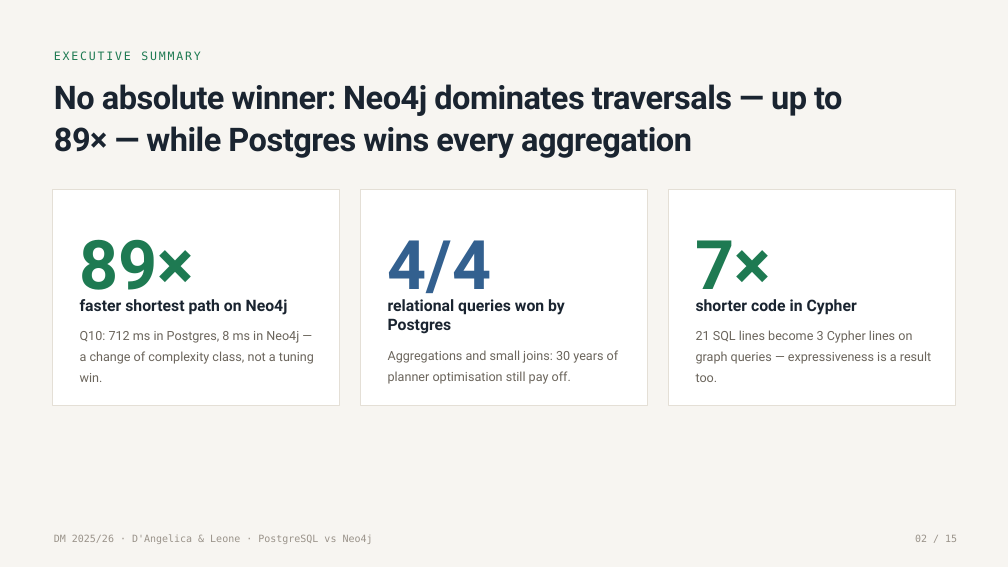
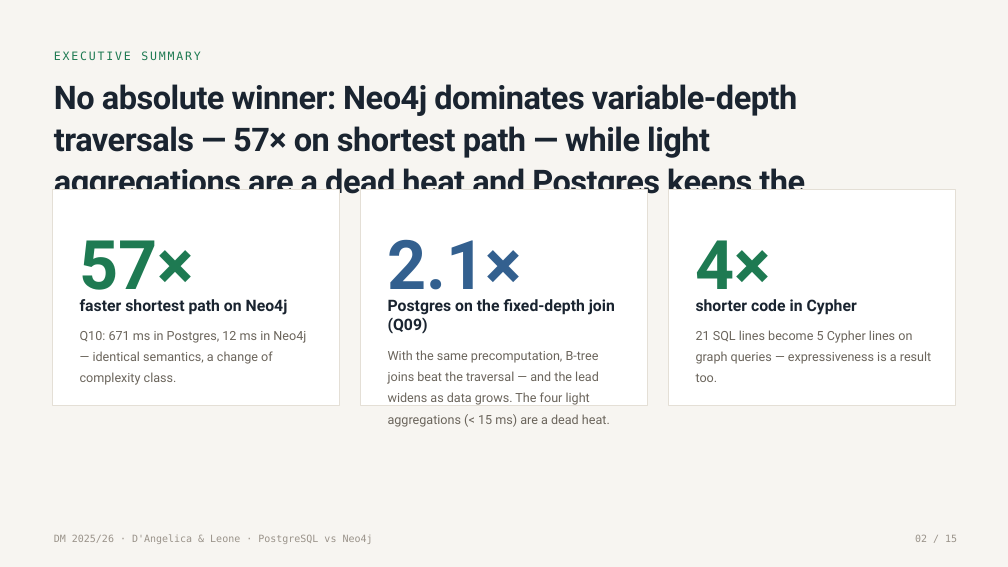
Before and after one commit to g1up3/DM-Project-2026, a slide deck: slide 2 of PostgreSQL_vs_Neo4j_DAngelica_Leone.pptx. Drawn at 1008x567 pixels with LibreOffice and Linux fonts; fonts in the diff are those of the drawing. Boxes give left, top, right and bottom in pixels: in the first picture for what was removed or moved away, otherwise in the second. Text is boxed around its words. In the diff, an @@ line names an element or a change of style, - is before the commit and + after.

```diff
--- a/PostgreSQL_vs_Neo4j_DAngelica_Leone.pptx
+++ b/PostgreSQL_vs_Neo4j_DAngelica_Leone.pptx
@@ text at <box>54,84,805,244</box>: text changed @@
-No absolute winner: Neo4j dominates traversals — up to 89× — while Postgres wins every aggregation
+No absolute winner: Neo4j dominates variable-depth traversals — 57× on shortest path — while light aggregations are a dead heat and Postgres keeps the fixed-depth join
@@ text at <box>388,239,522,305</box>: text changed @@
-4/4
+2.1×
@@ text at <box>80,240,194,305</box>: text changed @@
-89×
+57×
@@ text at <box>696,240,771,305</box>: text changed @@
-7×
+4×
@@ text at <box>388,299,615,333</box>: text changed @@
-relational queries won by Postgres
+Postgres on the fixed-depth join (Q09)
@@ text at <box>80,331,306,385</box>: text changed @@
-Q10: 712 ms in Postgres, 8 ms in Neo4j — a change of complexity class, not a tuning win.
+Q10: 671 ms in Postgres, 12 ms in Neo4j — identical semantics, a change of complexity class.
@@ text at <box>388,350,610,427</box>: text changed @@
-Aggregations and small joins: 30 years of planner optimisation still pay off.
+With the same precomputation, B-tree joins beat the traversal — and the lead widens as data grows. The four light aggregations (< 15 ms) are a dead heat.
@@ text at <box>696,330,931,382</box>: text changed @@
-21 SQL lines become 3 Cypher lines on graph queries — expressiveness is a result too.
+21 SQL lines become 5 Cypher lines on graph queries — expressiveness is a result too.
```
Also in this commit, not shown: 8 other slides changed.
